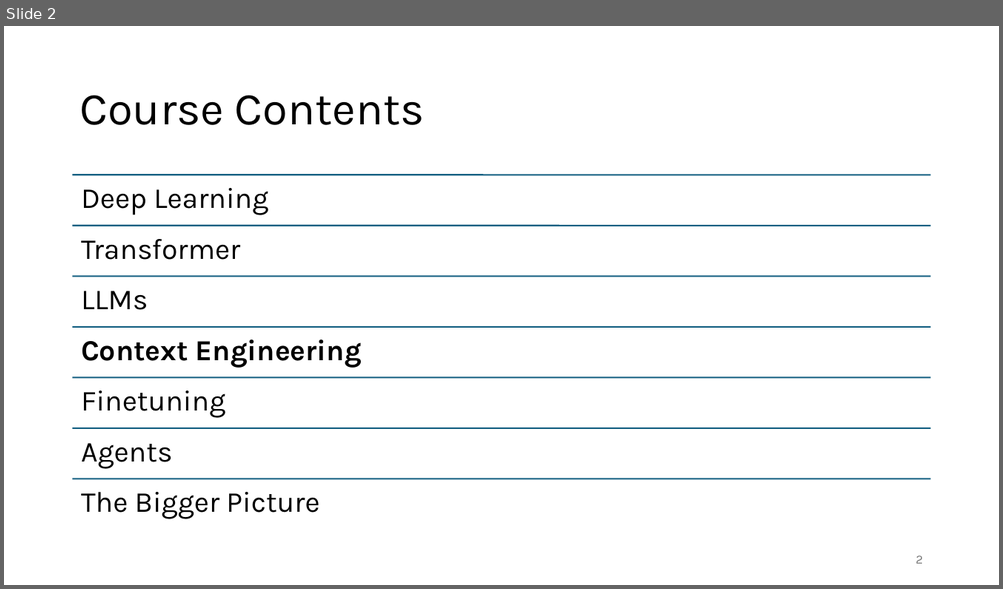
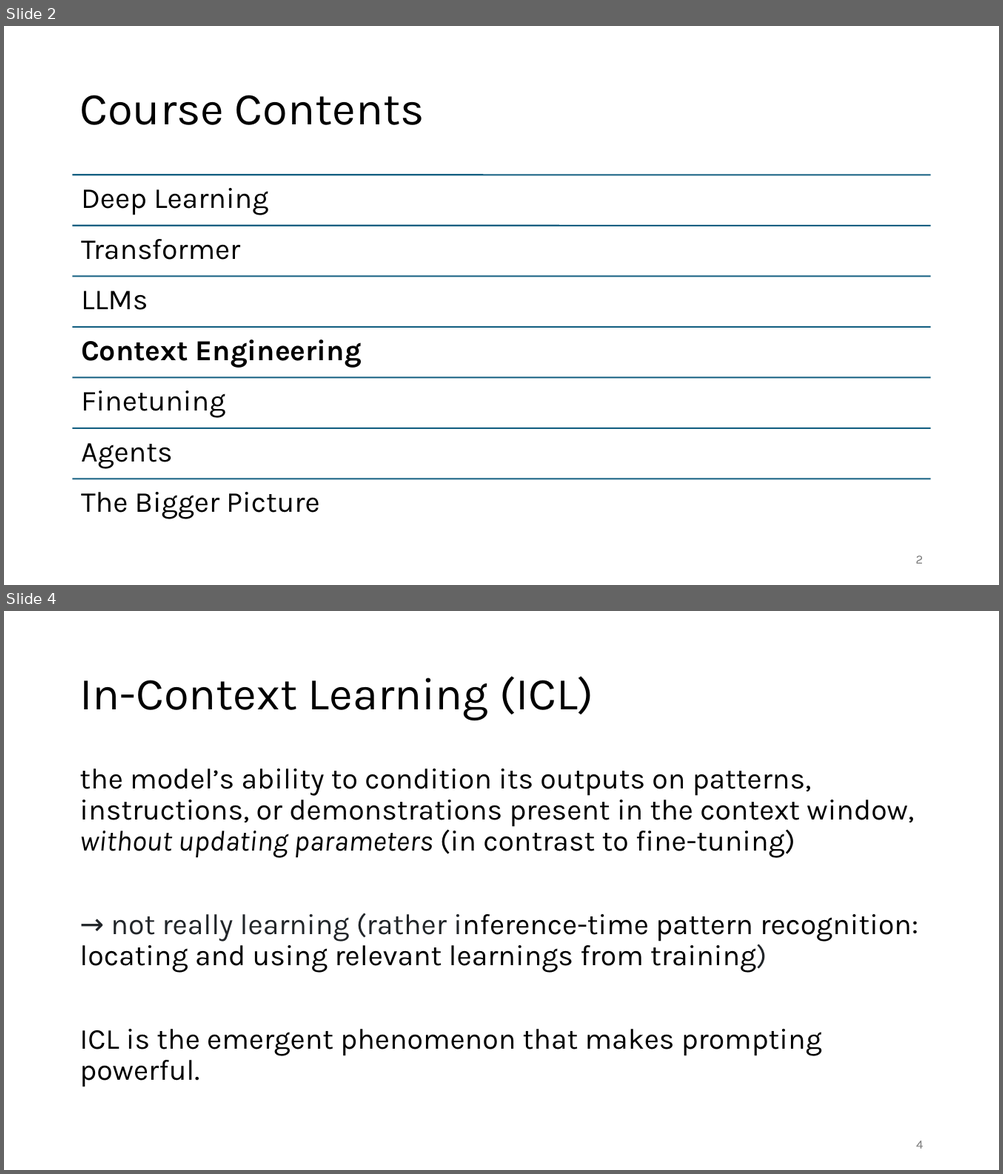
Before and after one commit to FelixWick/language_models, a slide deck: slides/4_context_engineering.pptx. Shown one above the other, each under a label of ours: slide 2 before the commit, slides 2 and 4 after it; the slides between them are not shown. The pictures are 1003x589 and 1003x1174 pixels, drawn with LibreOffice and Linux fonts; fonts in the diff are those of the drawing. Boxes give left, top, right and bottom in pixels: in the first picture for what was removed or moved away, otherwise in the second. Text is boxed around its words. In the diff, an @@ line names an element or a change of style, - is before the commit and + after.

Commit message:
more details on prompt engineering

```diff
--- a/slides/4_context_engineering.pptx
+++ b/slides/4_context_engineering.pptx
@@ slide 4 added at [4, 611, 999, 1170], background #FFFFFF @@
@@ title added at [79, 676, 593, 721], 44 pt, text #000000 @@
+In-Context Learning (ICL)
@@ text added at [79, 769, 918, 1088], 28 pt, text #000000 @@
+the model’s ability to condition its outputs on patterns, instructions, or demonstrations present in the context window, without updating parameters (in contrast to fine-tuning)
+→ not really learning (rather inference-time pattern recognition: locating and using relevant learnings from training)
+ICL is the emergent phenomenon that makes prompting powerful.
@@ page number added at [916, 1141, 922, 1149], 12 pt, text #797979 @@
+4
```
Also in this commit, not shown: 6 slides changed, 10 other slides added, 6 slides removed, 1 other file.
